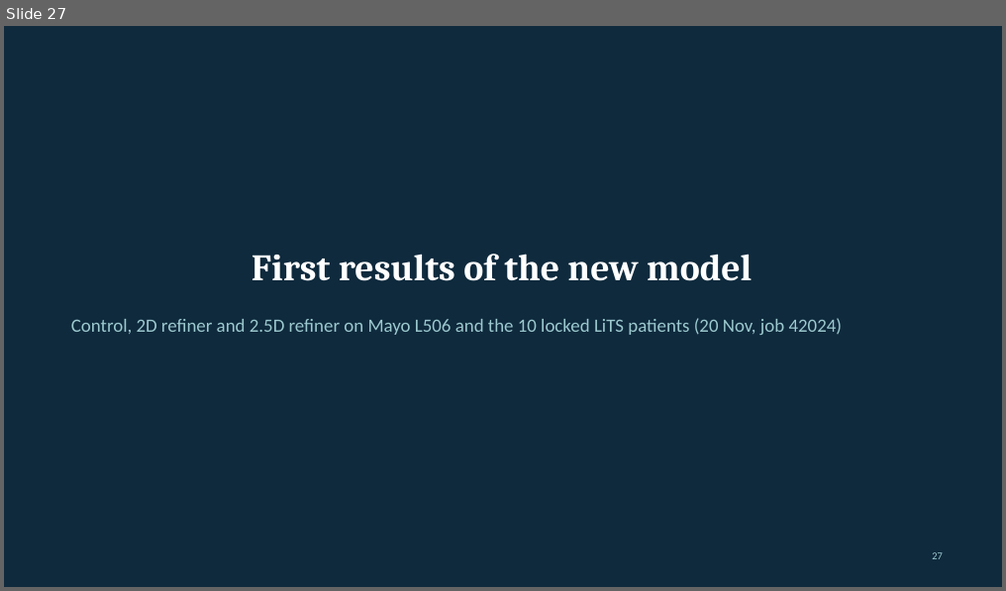
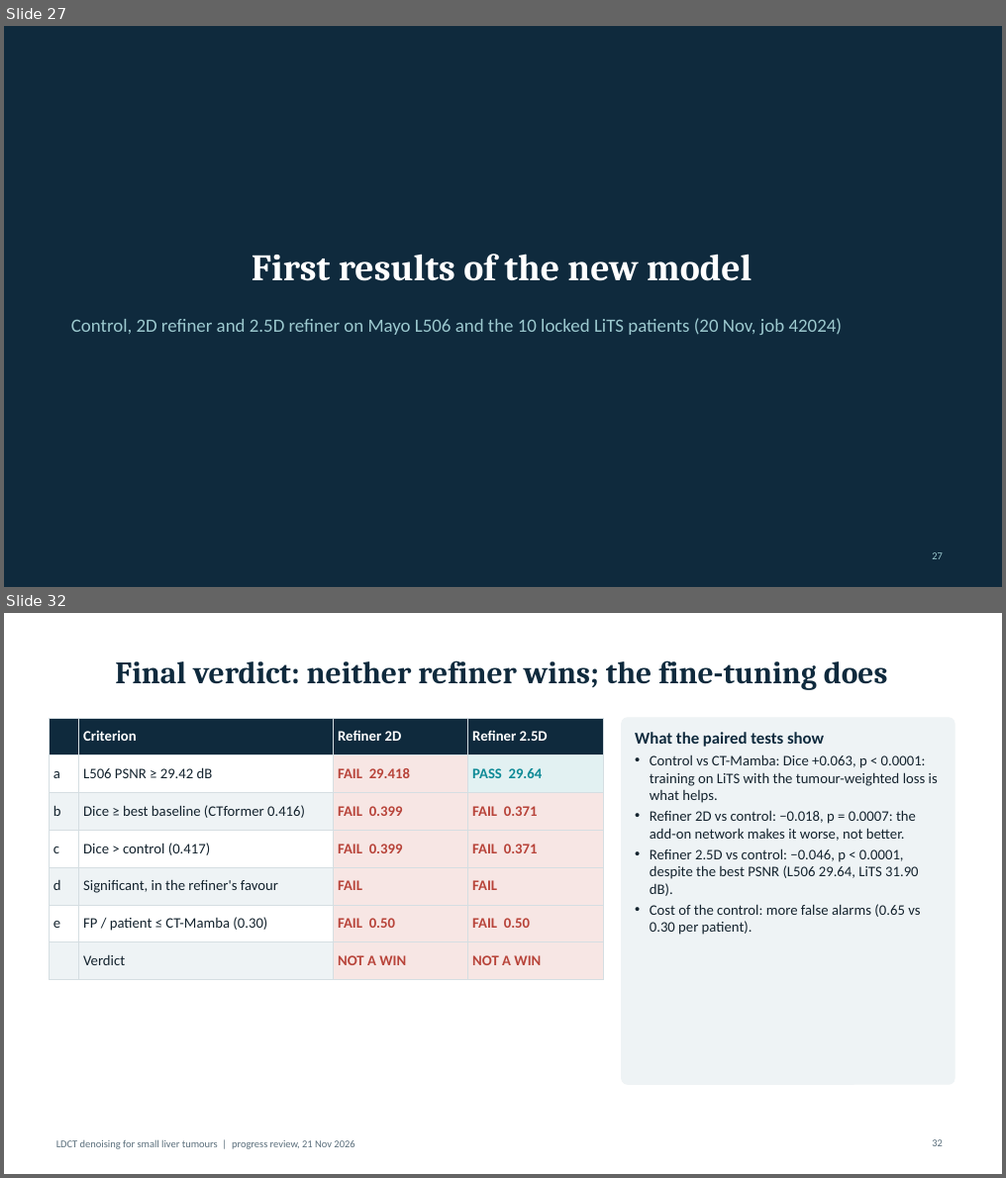
Before and after one commit to Vaideesh-k/ldct-bench, a slide deck: docs/report/LDCT_Refiner_Results.pptx. Shown one above the other, each under a label of ours: slide 27 before the commit, slides 27 and 32 after it; the slides between them are not shown. The pictures are 1006x591 and 1006x1178 pixels, drawn with LibreOffice and Linux fonts; fonts in the diff are those of the drawing. Boxes give left, top, right and bottom in pixels: in the first picture for what was removed or moved away, otherwise in the second. Text is boxed around its words. In the diff, an @@ line names an element or a change of style, - is before the commit and + after.

```diff
--- a/docs/report/LDCT_Refiner_Results.pptx
+++ b/docs/report/LDCT_Refiner_Results.pptx
@@ slide 32 added at [4, 613, 1002, 1174], background #FFFFFF @@
@@ title added at [115, 661, 888, 690], 30 pt, text #0F2A3D, bold @@
+Final verdict: neither refiner wins; the fine-tuning does
@@ table added at [49, 718, 603, 969], 7 rows, 4 columns @@
+ | Criterion | Refiner 2D | Refiner 2.5D
+a | L506 PSNR ≥ 29.42 dB | FAIL 29.418 | PASS 29.64
+b | Dice ≥ best baseline (CTformer 0.416) | FAIL 0.399 | FAIL 0.371
+c | Dice > control (0.417) | FAIL 0.399 | FAIL 0.371
+d | Significant, in the refiner's favour | FAIL | FAIL
+e | FP / patient ≤ CT-Mamba (0.30) | FAIL 0.50 | FAIL 0.50
+ | Verdict | NOT A WIN | NOT A WIN
@@ rounded rectangle added at [622, 718, 954, 1084], fill #EEF3F5, outline #EEF3F5 1 pt @@
@@ text added at [635, 732, 938, 935], 14 pt, text #14232E @@
+What the paired tests show
+• Control vs CT-Mamba: Dice +0.063, p < 0.0001: training on LiTS with the tumour-weighted loss is what helps.
+• Refiner 2D vs control: −0.018, p = 0.0007: the add-on network makes it worse, not better.
+• Refiner 2.5D vs control: −0.046, p < 0.0001, despite the best PSNR (L506 29.64, LiTS 31.90 dB).
+• Cost of the control: more false alarms (0.65 vs 0.30 per patient).
@@ text added at [56, 1140, 354, 1150], 10 pt, text #5B6F7C @@
+LDCT denoising for small liver tumours | progress review, 21 Nov 2026
@@ page number added at [932, 1140, 943, 1147], 10 pt, text #5B6F7C @@
+32
```
Also in this commit, not shown: 25 slides changed, 1 other slide added, 55 other files.
